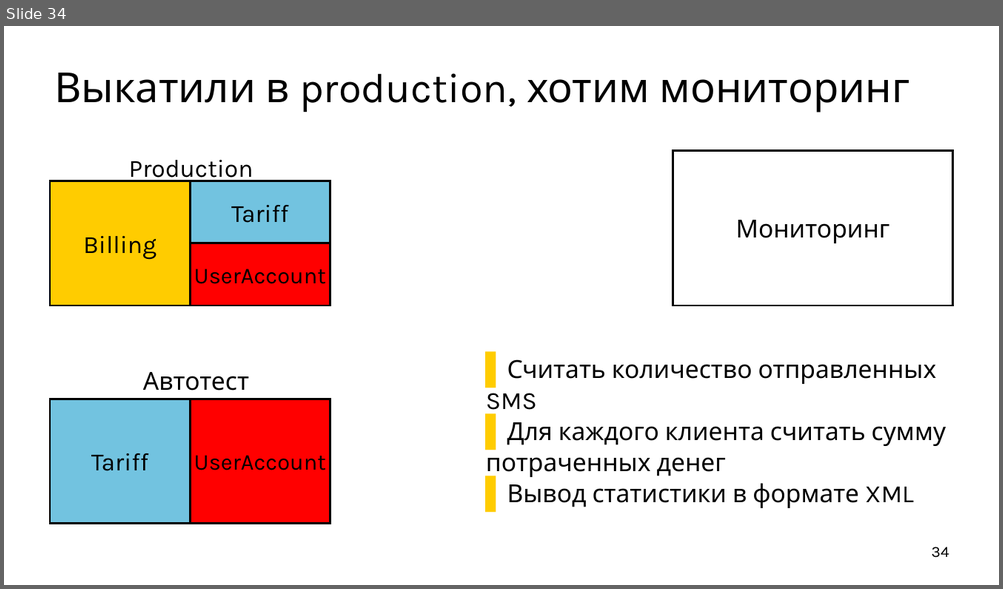
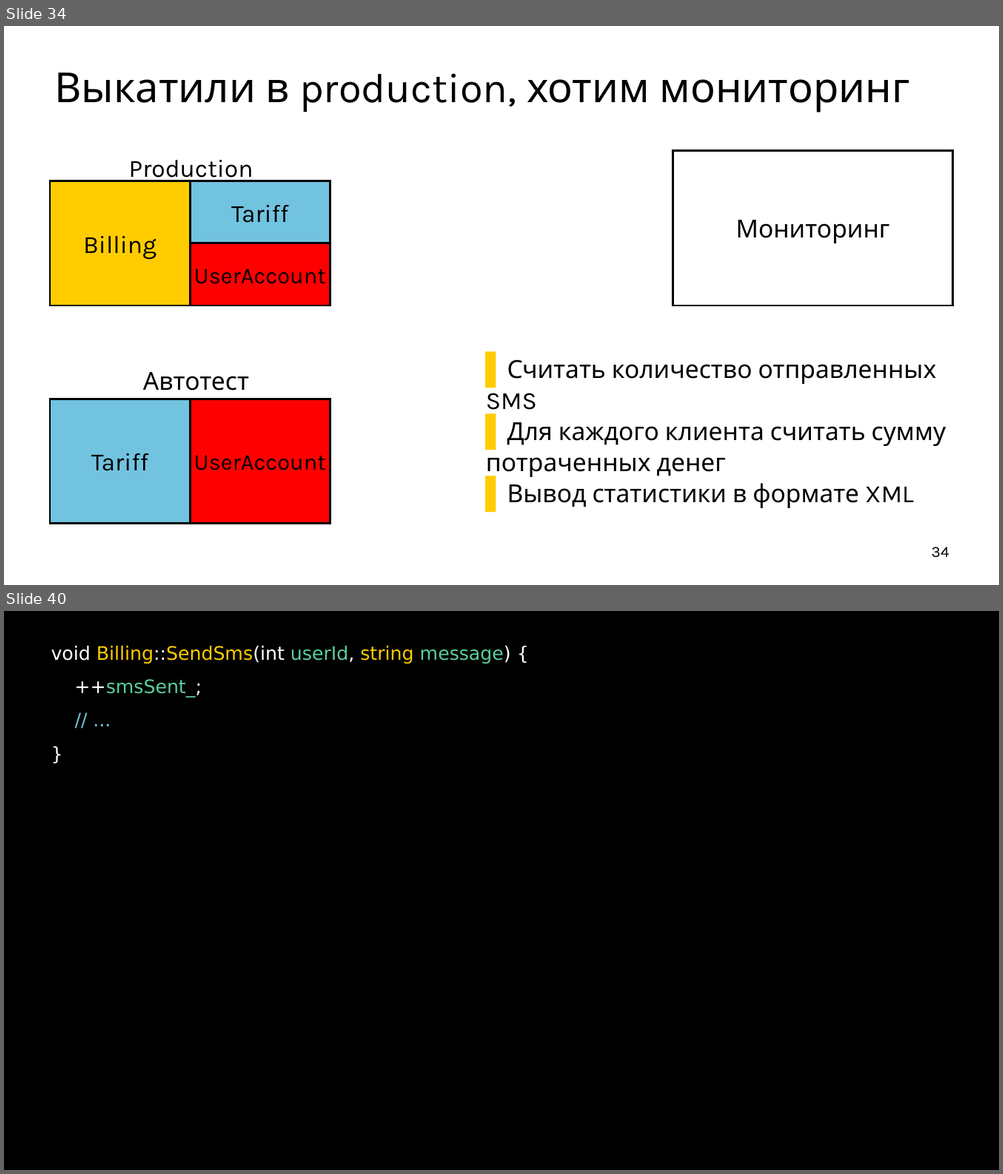
Before and after one commit to ishfb/cpprus17, a slide deck: slides.pptx. Shown one above the other, each under a label of ours: slide 34 before the commit, slides 34 and 40 after it; the slides between them are not shown. The pictures are 1003x589 and 1003x1174 pixels, drawn with LibreOffice and Linux fonts; fonts in the diff are those of the drawing. Boxes give left, top, right and bottom in pixels: in the first picture for what was removed or moved away, otherwise in the second. Text is boxed around its words. In the diff, an @@ line names an element or a change of style, - is before the commit and + after.

```diff
--- a/slides.pptx
+++ b/slides.pptx
@@ slide 40 added at [4,611,999,1170], background #FFFFFF @@
@@ text added at [4,611,999,1170], fill #000000, 36 pt, text #5BCD9D @@
+void Billing::SendSms(int userId, string message) {
+++smsSent_;
+// ...
+}
```
Also in this commit, not shown: 3 slides changed, 10 other slides added, 1 other file.
